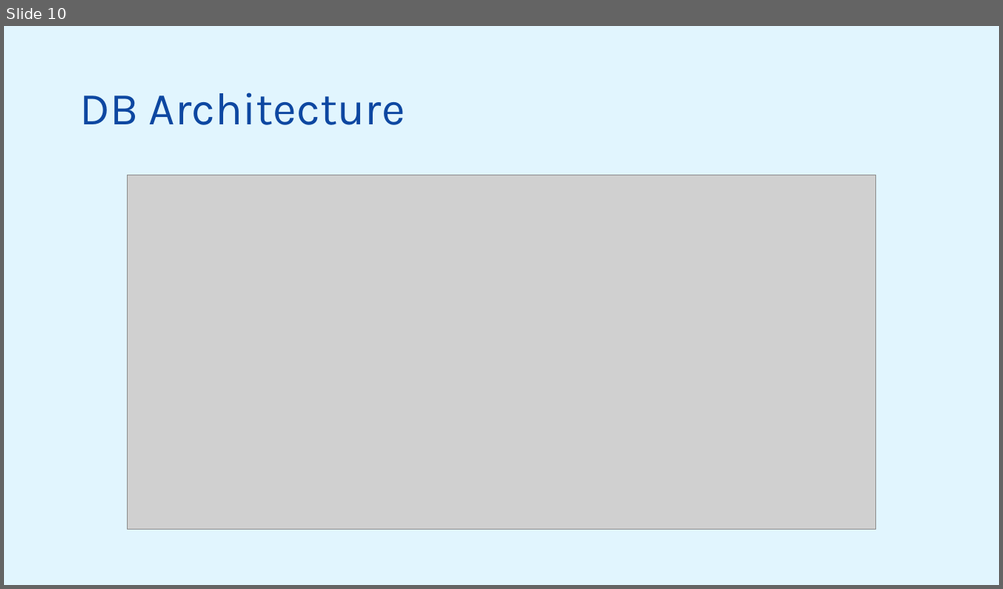
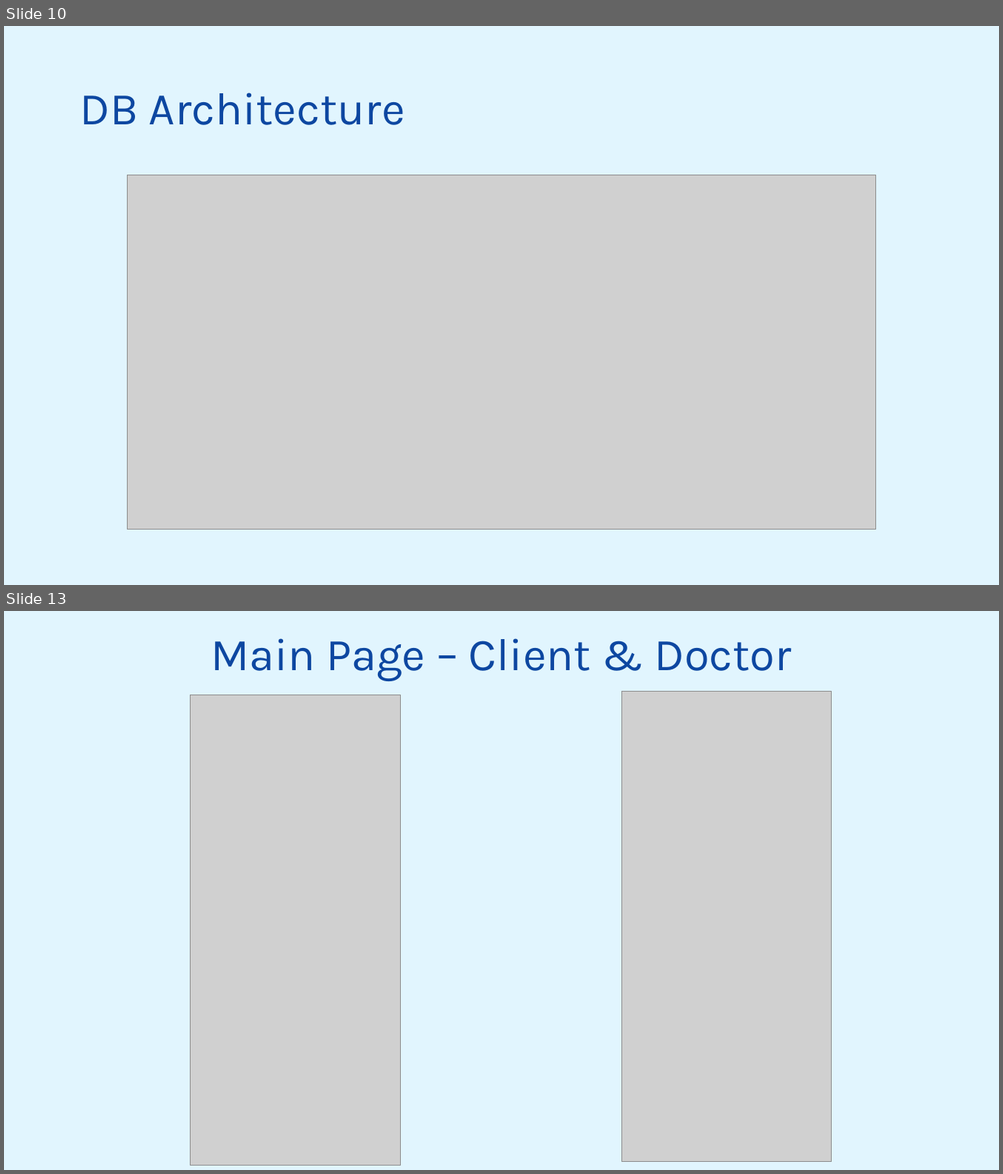
Before and after one commit to yarinlevi139/HMO, a slide deck: myhealth-without demo.pptx. Shown one above the other, each under a label of ours: slide 10 before the commit, slides 10 and 13 after it; the slides between them are not shown. The pictures are 1003x589 and 1003x1174 pixels, drawn with LibreOffice and Linux fonts; fonts in the diff are those of the drawing; grey boxes stand for pictures. Boxes give left, top, right and bottom in pixels: in the first picture for what was removed or moved away, otherwise in the second. Text is boxed around its words. In the diff, an @@ line names an element or a change of style, - is before the commit and + after.

Commit message:
updated presentation

```diff
--- a/myhealth-without demo.pptx
+++ b/myhealth-without demo.pptx
@@ slide 13 added at [4,611,999,1170], background #E1F5FE @@
@@ title added at [210,638,791,681], 44 pt, text #0D47A1 @@
+Main Page – Client & Doctor
@@ picture added at [190,695,400,1166] @@
@@ picture added at [622,692,831,1162] @@
```
Also in this commit, not shown: 4 slides changed, 3 other slides added.
